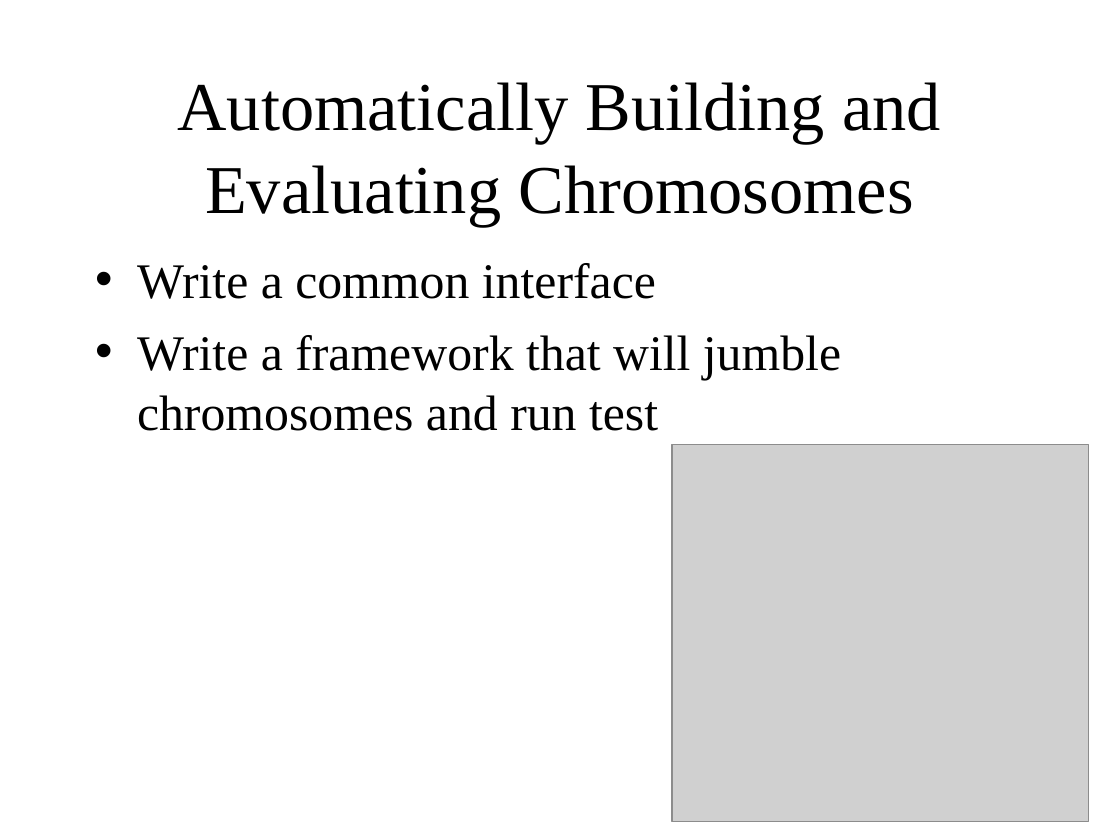
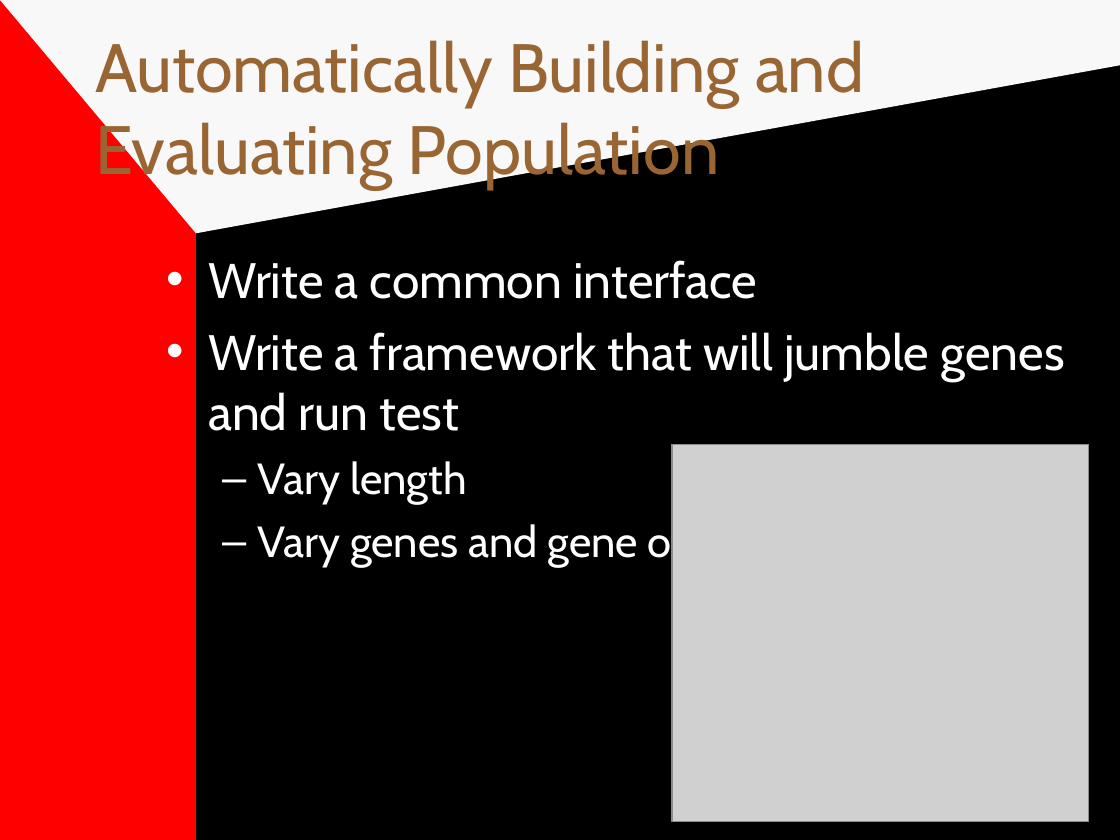
Before and after one commit to jkbishop8/GeneticAlgorithmsForAI, a slide deck: slide 24 of genetic_algorithms_and_rubywarrior_presentation.ppt (slide 16 before the commit). Drawn at 1120x840 pixels with LibreOffice and Linux fonts; fonts in the diff are those of the drawing; grey boxes stand for pictures. Boxes give left, top, right and bottom in pixels: in the first picture for what was removed or moved away, otherwise in the second. Text is boxed around its words. In the diff, an @@ line names an element or a change of style, - is before the commit and + after.

```diff
--- a/genetic_algorithms_and_rubywarrior_presentation.ppt
+++ b/genetic_algorithms_and_rubywarrior_presentation.ppt
@@ background #FFFFFF to #808080 @@
@@ rectangle added at box(0, 0, 196, 840), fill #FF0000 @@
@@ freeform shape added at box(0, 0, 1120, 233), fill #F8F8F8 @@
@@ title "Automatically Building and Evaluating Population" at box(95, 40, 864, 190): vertical alignment middle to top @@
@@ rectangle added at box(196, 0, 1120, 840), fill #000000 @@
@@ title at box(95, 40, 864, 190): text changed; font Times New Roman to Cabin; text colour #000000 to #996633 @@
-Automatically Building and Evaluating Chromosomes
+Automatically Building and Evaluating Population
@@ text "Write a common interface": place and size @@
-text "Write a common interface" at box(137, 263, 841, 431)
+text "Write a common interface" at box(208, 260, 1064, 568)
@@ text at box(208, 260, 757, 299): font Times New Roman to Cabin, text colour #000000 to #FFFFFF in "Write a common interface"; bullet colour #000000 to #FFFFFF @@
@@ text at box(208, 332, 1064, 568): text changed; font Times New Roman to Cabin; text colour #000000 to #FFFFFF @@
-• Write a framework that will jumble chromosomes and run test
+• Write a framework that will jumble genes and run test
+  – Vary length
+  – Vary genes and gene order
```
Also in this commit, not shown: 22 other slides changed, 27 slides added, 1 slide removed.
